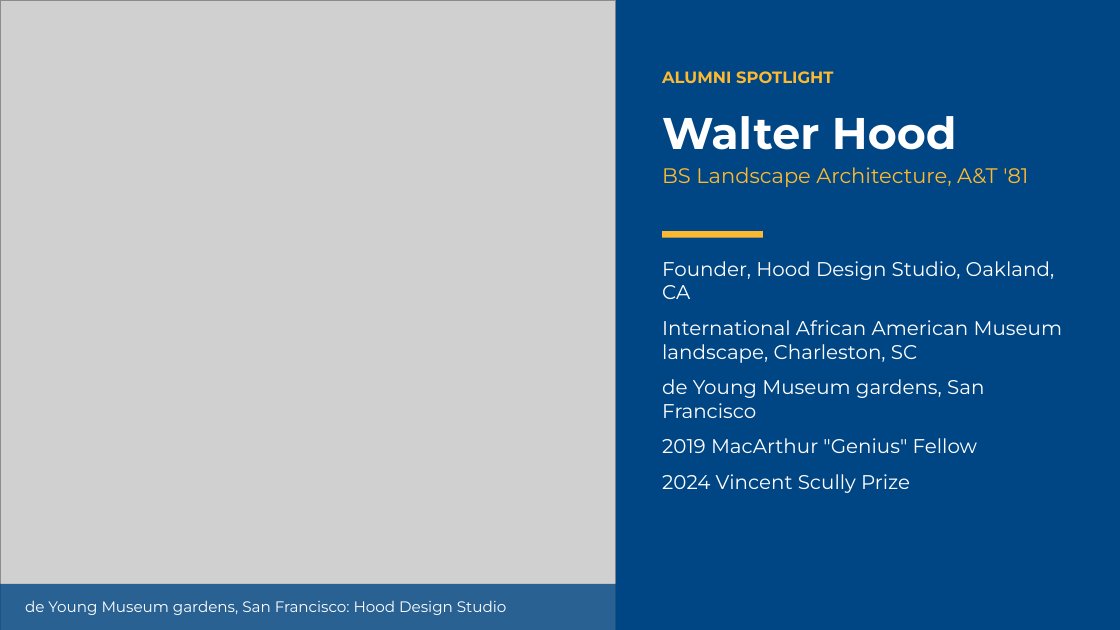
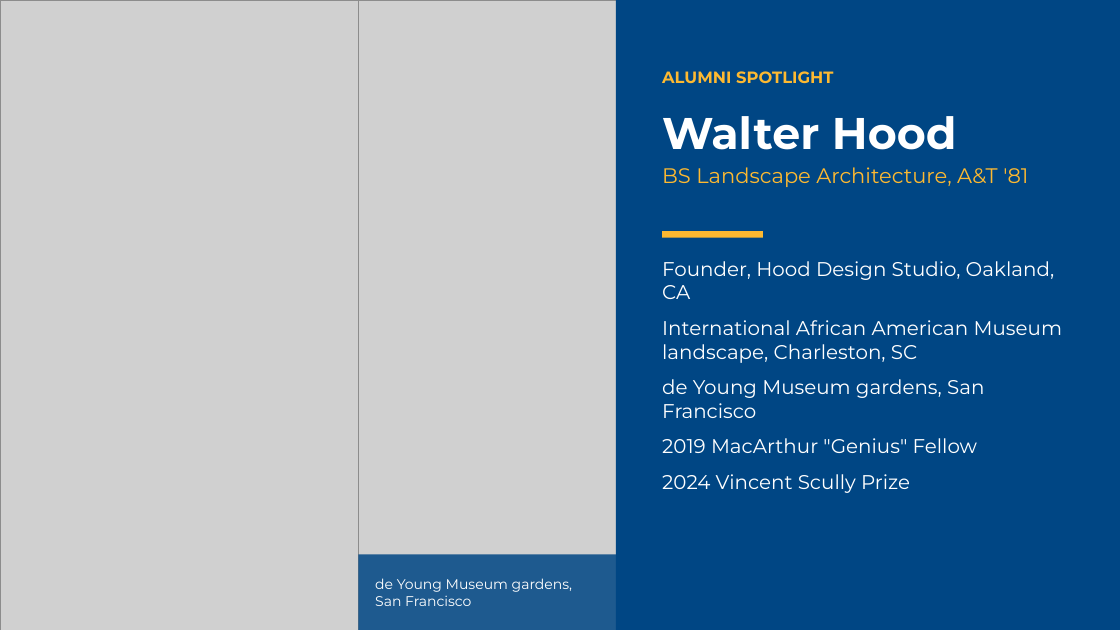
Before and after one commit to ncatlandarch-droid/ncat-landreth-farm-expansion, a slide deck: slide 8 of recruiting/NCAT_Landscape_Architecture_Recruiting.pptx (slide 7 before the commit). Drawn at 1120x630 pixels with LibreOffice and Linux fonts; fonts in the diff are those of the drawing; grey boxes stand for pictures. Boxes give left, top, right and bottom in pixels: in the first picture for what was removed or moved away, otherwise in the second. Text is boxed around its words. In the diff, an @@ line names an element or a change of style, - is before the commit and + after.

```diff
--- a/recruiting/NCAT_Landscape_Architecture_Recruiting.pptx
+++ b/recruiting/NCAT_Landscape_Architecture_Recruiting.pptx
@@ picture added at <box>0,0,359,630</box> @@
@@ picture: place and size @@
-picture at <box>0,0,616,630</box>
+picture at <box>359,0,617,630</box>
@@ rectangle added at <box>359,555,617,630</box>, fill #004684 at 85% opacity @@
@@ rectangle removed at <box>0,584,616,630</box> @@
@@ text at <box>375,578,572,606</box>: text changed; size 13 to 12 pt @@
-de Young Museum gardens, San Francisco: Hood Design Studio
+de Young Museum gardens, San Francisco
```
Also in this commit, not shown: 3 other slides changed, 1 slide added.
